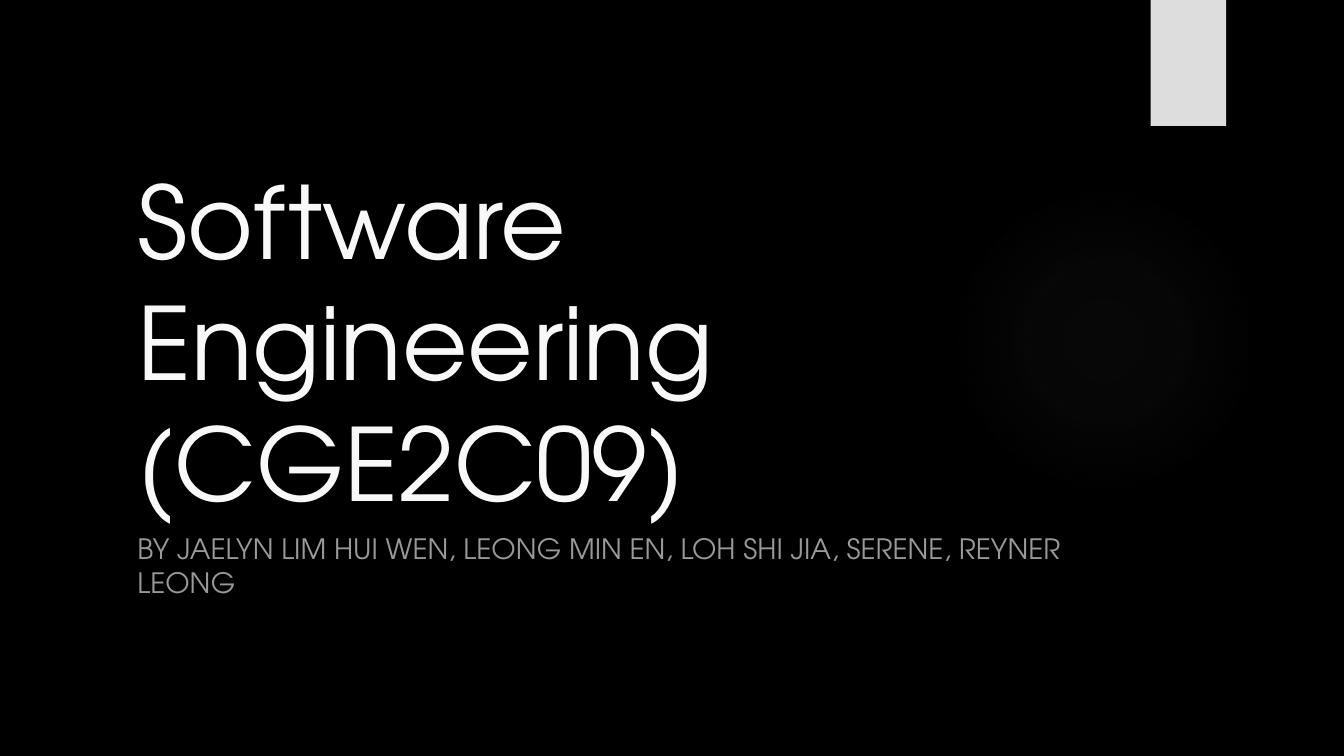
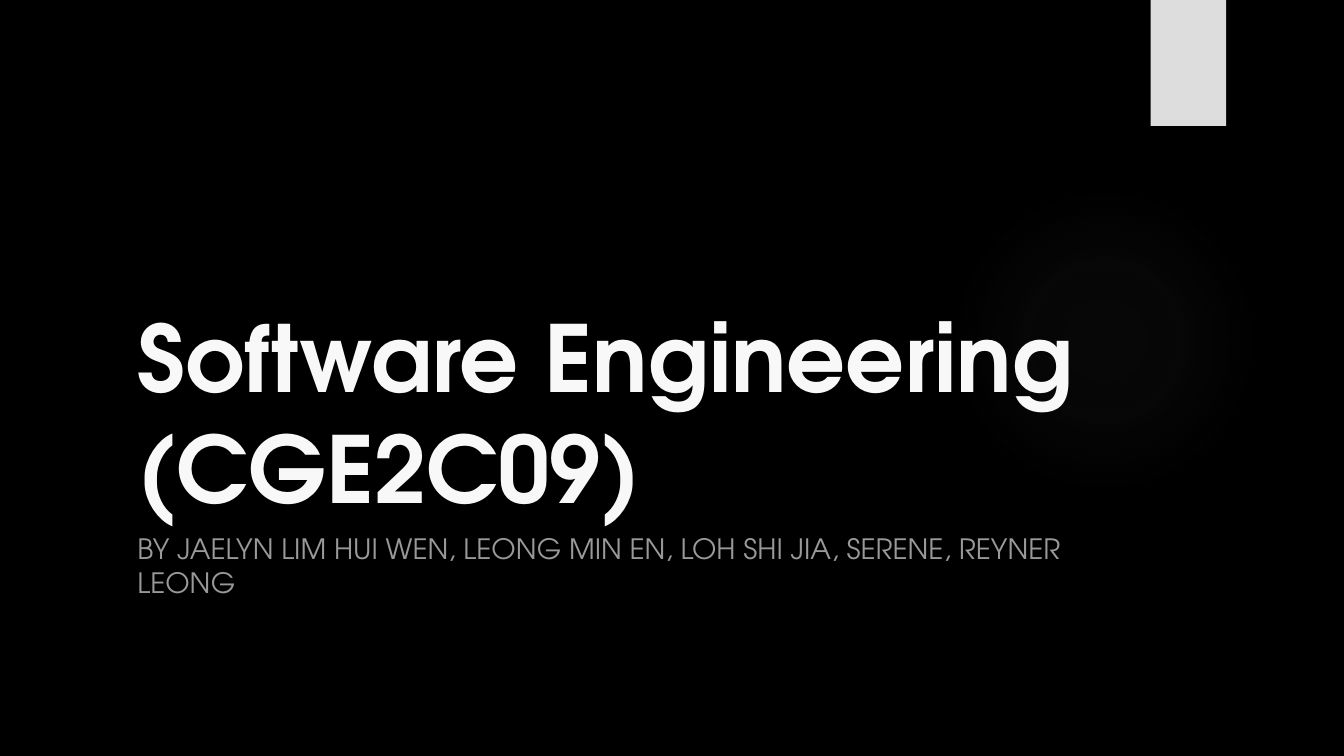
Before and after one commit to Jaelyn13/SWEN-P01, a slide deck: slide 1 of SWEN Assignment Report & PPT/Assignment 3/SWEN Assignment 3 PPT.pptx. Drawn at 1344x756 pixels with LibreOffice and Linux fonts; fonts in the diff are those of the drawing; background and template pictures are left out. Boxes give left, top, right and bottom in pixels: in the first picture for what was removed or moved away, otherwise in the second. Text is boxed around its words. In the diff, an @@ line names an element or a change of style, - is before the commit and + after.

```diff
--- a/SWEN Assignment Report & PPT/Assignment 3/SWEN Assignment 3 PPT.pptx
+++ b/SWEN Assignment Report & PPT/Assignment 3/SWEN Assignment 3 PPT.pptx
@@ title "Software Engineering (CGE2C09)" at [137, 321, 1073, 541]: size 72 to 66 pt, bold on @@
```
Also in this commit, not shown: 4 slides added.
